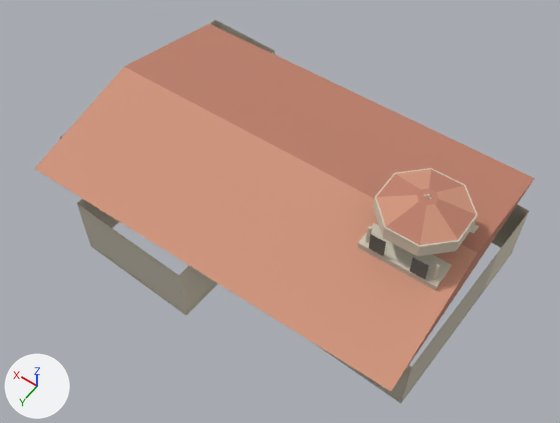
Before and after pictures for a commit that changed the glTF model public/village/focal-sites/church.glb.
Both versions are drawn from a 50 mm camera at (-24.8, 32.6, 53.1) aimed at (-3.9, 3.4, 7.2). Arrows for +X, +Y and +Z are at lower left; the lights stay in place. The picture after the commit comes second. Vertices at exactly the same position are counted once.

Objects in the first picture: 'focal:church'.
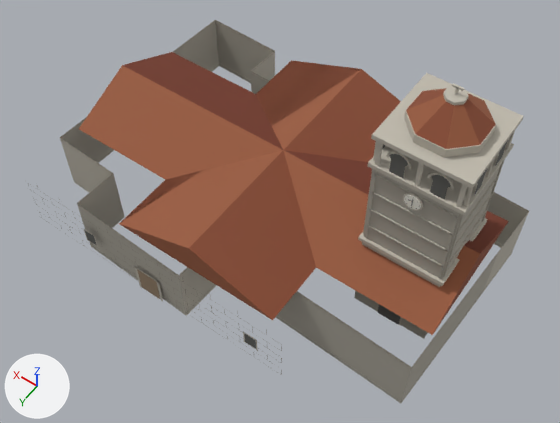
Boxes [x1, y1, x2, y2] around the edits, measured in the pictures (560 x 423 px; the box of a moved part takes in the faces that stretch with it):
'focal:church', reshaped: before [34, 20, 535, 403]; after [28, 20, 529, 403]
part 1 of me_focal_church_mesh, moved or reshaped: before [34, 24, 535, 391]; after [79, 52, 509, 335]
part 2 of me_focal_church_mesh, added: after [368, 225, 444, 267]
part 3 of me_focal_church_mesh, added: after [446, 210, 487, 267]
part 4 of me_focal_church_mesh, added: after [368, 209, 449, 252]
part 5 of me_focal_church_mesh, added: after [451, 192, 494, 251]
part 6 of me_focal_church_mesh, added: after [370, 191, 453, 236]
part 7 of me_focal_church_mesh, added: after [456, 176, 498, 235]
part 8 of me_focal_church_mesh, added: after [373, 174, 459, 217]
part 9 of me_focal_church_mesh, added: after [437, 212, 459, 278]
part 10 of me_focal_church_mesh, added: after [364, 170, 377, 238]
part 11 of me_focal_church_mesh, added: after [482, 159, 505, 222]
part 12 of me_focal_church_mesh, added: after [443, 215, 464, 277]
part 13 of me_focal_church_mesh, added: after [456, 184, 467, 207]
part 14 of me_focal_church_mesh, added: after [414, 162, 424, 186]
part 15 of me_focal_church_mesh, rebuilt: before [358, 223, 479, 291]; after [354, 166, 500, 339]
part 16 of me_focal_church_mesh, deleted (brown): before [366, 168, 477, 280]
part 17 of me_focal_church_mesh, built on: before [78, 21, 526, 369]; after [28, 22, 527, 375]
part 18 of me_focal_church_mesh, recoloured: [60, 20, 527, 399] in both

The change in detail:
me_focal_church_mesh is used by ob_focal_church; location (0.0, 0.0, 0.0).
me_focal_church_mesh had 316 vertices, 424 faces and spanned x -18.9..16.2, y -13.0..11.5, z 0.0..12.8.
me_focal_church_mesh now has 1165 vertices, 1325 faces and spans x -18.9..16.2, y -12.9..11.6, z 0.0..22.0.
me_focal_church_mesh part 1: the loose piece of 6 vertices spanning x -17.9..15.2, y -11.9..10.5, z 6.0..8.7 is scaled about its middle by (1.01, 0.536, 1), then moved by (0.0, 0.0, 0.1).
me_focal_church_mesh part 2: a new loose piece, a box spanning x -16.73..-10.65, y 2.44..2.56, z 9.8..9.9, in mat_focal_church_vertex_colors.
me_focal_church_mesh part 3: a new loose piece, a box spanning x -16.93..-16.81, y -3.72..2.36, z 9.8..9.9, in mat_focal_church_vertex_colors.
me_focal_church_mesh part 4: a new loose piece, a box spanning x -16.73..-10.65, y 2.44..2.56, z 11.6..11.7, in mat_focal_church_vertex_colors.
me_focal_church_mesh part 5: a new loose piece, a box spanning x -16.93..-16.81, y -3.72..2.36, z 11.6..11.7, in mat_focal_church_vertex_colors.
me_focal_church_mesh part 6: a new loose piece, a box spanning x -16.73..-10.65, y 2.44..2.56, z 13.4..13.51, in mat_focal_church_vertex_colors.
me_focal_church_mesh part 7: a new loose piece, a box spanning x -16.93..-16.81, y -3.72..2.36, z 13.4..13.51, in mat_focal_church_vertex_colors.
me_focal_church_mesh part 8: a new loose piece, a box spanning x -16.73..-10.65, y 2.44..2.56, z 15.19..15.31, in mat_focal_church_vertex_colors.
me_focal_church_mesh part 9: a new loose piece, a box spanning x -16.71..-16.53, y 2.46..2.56, z 8.5..15.9, in mat_focal_church_vertex_colors.
me_focal_church_mesh part 10: a new loose piece, a box spanning x -10.85..-10.67, y 2.46..2.56, z 8.5..15.9, in mat_focal_church_vertex_colors.
me_focal_church_mesh part 11: a new loose piece, a box spanning x -16.93..-16.83, y -3.7..-3.52, z 8.5..15.9, in mat_focal_church_vertex_colors.
me_focal_church_mesh part 12: a new loose piece, a box spanning x -16.93..-16.83, y 2.16..2.34, z 8.5..15.9, in mat_focal_church_vertex_colors.
me_focal_church_mesh part 13: a new loose piece, a box spanning x -16.7..-16.42, y 2.4..2.6, z 16.17..18.62, in mat_focal_church_vertex_colors.
me_focal_church_mesh part 14: a new loose piece, a box spanning x -13.83..-13.55, y 2.4..2.6, z 16.17..18.62, in mat_focal_church_vertex_colors.
me_focal_church_mesh part 15: the loose piece of 8 vertices spanning x -16.8..-10.5, y -3.2..3.2, z 0.0..8.3 is rebuilt with 12 vertices and now spans x -16.8..-10.5, y -3.8..2.5, z 0.0..16.1.
me_focal_church_mesh part 16: 24 loose pieces with 212 vertices, spanning x -16.9..10.4, y -13.0..3.2, z 0.0..12.8, are deleted.
me_focal_church_mesh part 17: 15 vertices moved within x -18.9..16.2, y -12.9..11.5, z 5.6; 15 vertices removed from x -18.9..16.2, y -12.9..11.5, z 5.5; 840 vertices added at x -18.9..16.2, y -12.9..11.6, z 0.0..22.0.
me_focal_church_mesh part 18: 60 kept faces spanning x -18.9..16.2, y -12.9..11.5, z 0.0..5.8 get new vertex colours.
Other edits to the shape of me_focal_church_mesh do not show in these pictures.
